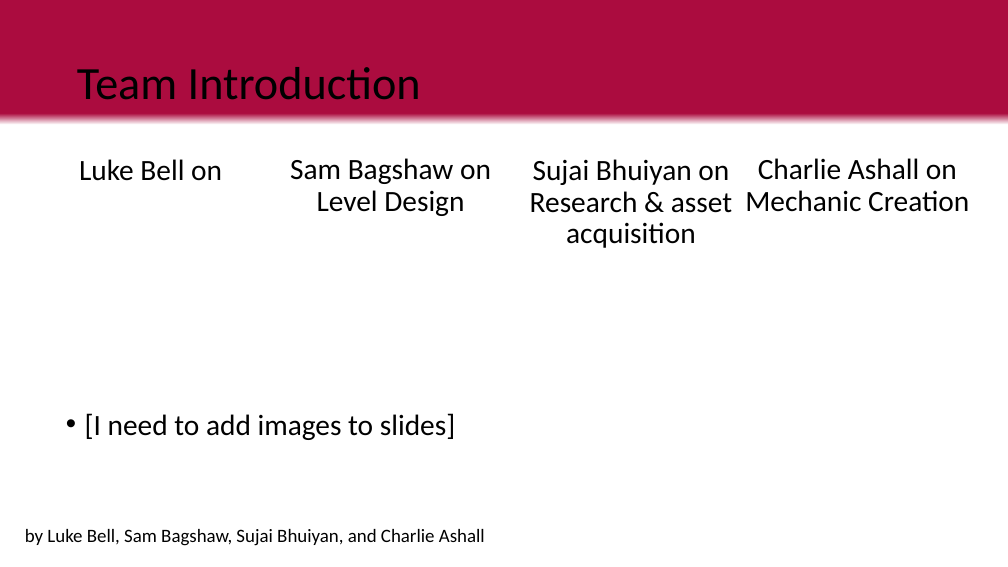
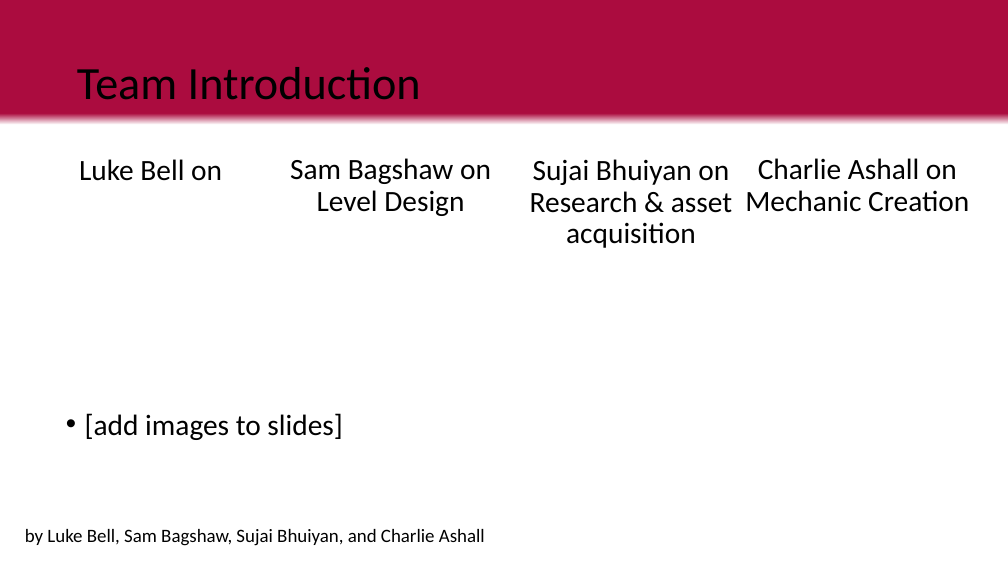
Before and after one commit to LuxRegem/Project_Clash-of-Cosplayers, a slide deck: slide 2 of Shared Documentation/Luke's Documents/Clash of Cos Team Pitch.pptx. Drawn at 1008x567 pixels with LibreOffice and Linux fonts; fonts in the diff are those of the drawing. Boxes give left, top, right and bottom in pixels: in the first picture for what was removed or moved away, otherwise in the second. Text is boxed around its words. In the diff, an @@ line names an element or a change of style, - is before the commit and + after.

```diff
--- a/Shared Documentation/Luke's Documents/Clash of Cos Team Pitch.pptx
+++ b/Shared Documentation/Luke's Documents/Clash of Cos Team Pitch.pptx
@@ text at (x1=85, y1=413, x2=342, y2=440): text changed @@
-• [I need to add images to slides]
+• [add images to slides]
```
Also in this commit, not shown: 4 other slides changed, 1 slide added.
